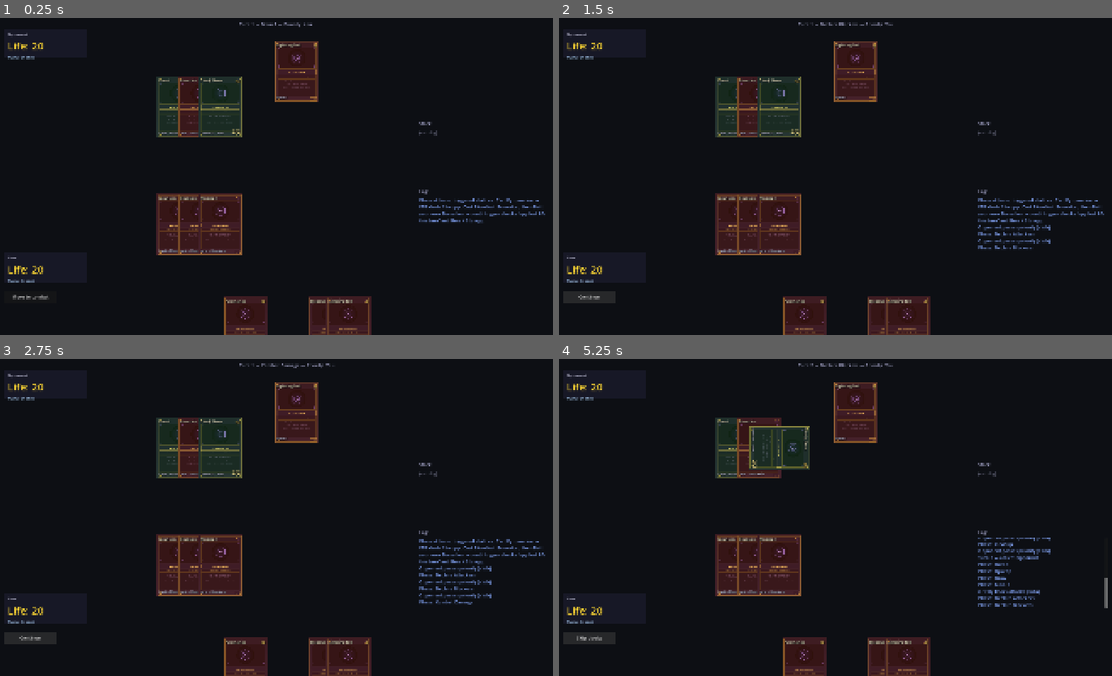
Above: before the commit, frames 1-4 (two rows, left to right).
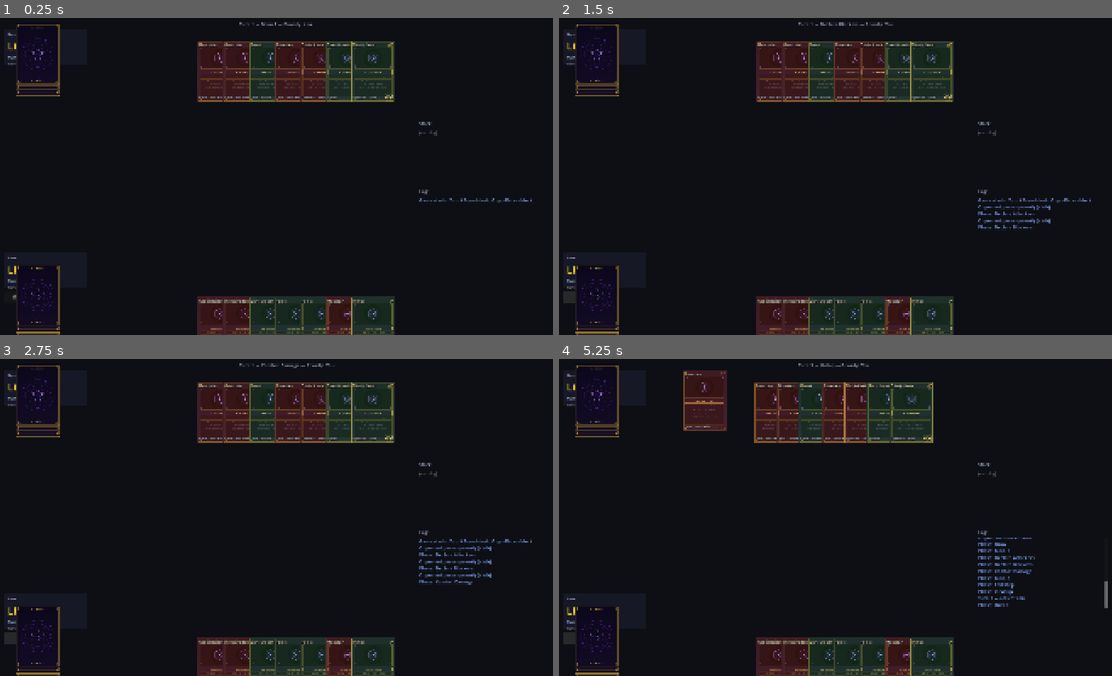
Above: after the commit, the same moments.

Repository: VoeJozzo/Magiclike
Game: Godot game, scene res://scenes/game/game_board.tscn
Same seed, same stepped clock (60 frames per second), same inputs: the game is played once before the commit and once after it.
Inputs:
- Up to frame 1 (0.25 s): no input
- Up to frame 2 (1.5 s): click "Move to combat" at 0.5 s; click "Skip attack" at 1.25 s
- Up to frame 3 (2.75 s): click "Continue" at 2 s
- Up to frame 4 (5.25 s): click "Continue" at 2.75 s; click "End turn" at 3.5 s; click "Pass priority" at 4.25 s; click "Pass priority" at 5 s

The runs differ from the first frame. In frame 1, 15% of the frame differs, in the area x 1-99%, y 2-100%; in frame 2, 16%; in frame 3, 16%; in frame 4, 17%, in the area x 1-100%, y 1-100%.

Commit message:
Phase 4.5a: real game from decklist (library + draw + decking)
Engine: new init_game(you_decklist, opp_decklist, hand_size) builds
libraries from card_id:count Dictionaries, shuffles, and draws opening
hands. The DRAW phase entry now fires _do_draw_card on the active player;
attempting to draw from an empty library ends the game with the opponent
as winner (MTG 704.5b).

The legacy init_phase1..init_phase4 demo helpers now seed both players'
libraries with a 20-Mountain buffer so the existing phase tests don't
deck out partway through their auto-cycling assertions.

A new init_phase4_5_demo convenience wrapper boots a 40-card R/G mirror
match — game_board.gd uses this as its default launch state instead of
the Phase-4 demo.

UI: PlayerPanel grew a third info line showing hand / library /
graveyard counts. A warning glyph prefixes the library count below 5
cards so the player can see decking out coming.

Tests: tests/test_phase4_5a covers three scenarios:
  - tiny deck (7 cards) drains into the opening hand without crashing
  - 40-card deck draws on turn 2 (verified hand+library deltas)
  - empty-library DRAW step ends the game with winner = opp

All five phase smoke tests pass (1, 2, 3, 4, 4.5a).

Co-Authored-By: Claude Opus 4.7 (1M context) <noreply@anthropic.com>

Diff:
--- a/engine/engine.gd
+++ b/engine/engine.gd
@@ -49,6 +49,16 @@
 	return _state
 
 
+# Demo libraries: each init_phase* helper seeds both players with 20 buffer
+# Mountains so the DRAW step (Phase 4.5+) doesn't deck them out on the first
+# turn-cycle. The legacy demo helpers were authored before libraries existed;
+# this keeps them runnable as smoke-test fixtures without rewriting them.
+func _seed_demo_library(player: Player, count: int = 20) -> void:
+	for i in range(count):
+		var mtn := _state.make_instance(CardDatabase.get_card("mountain"), player.key)
+		player.library.append(mtn)
+
+
 # ─── Phase 1 demo setup ────────────────────────────────────────────────────
 
 # Initialize state for the Phase 1 demo: you have 2 Mountains in play and
@@ -68,6 +78,8 @@
 	var bolt := _state.make_instance(CardDatabase.get_card("lightning_bolt"), "you")
 	_state.you.hand.append(bolt)
 
+	_seed_demo_library(_state.you)
+	_seed_demo_library(_state.opp)
 	_state.append_log("Phase 1 demo initialized: 2 Mountains, 1 Lightning Bolt in hand. Opp at 20.")
 	state_changed.emit()
 
@@ -94,6 +106,8 @@
 	var bolt := _state.make_instance(CardDatabase.get_card("lightning_bolt"), "you")
 	_state.you.hand.append(bolt)
 
+	_seed_demo_library(_state.you)
+	_seed_demo_library(_state.opp)
 	_state.append_log("Phase 2 demo: 1 Mountain in play, 3 in hand, plus Goblin Raider and Lightning Bolt. Opp at 20.")
 	state_changed.emit()
 
@@ -147,6 +161,8 @@
 	# Opp: Giant Growth in hand for instant-response testing
 	_state.opp.hand.append(_state.make_instance(CardDatabase.get_card("giant_growth"), "opp"))
 
+	_seed_demo_library(_state.you)
+	_seed_demo_library(_state.opp)
 	_state.append_log("Phase 3 demo: you have 2 lands in play + plenty of cards in hand. Opp has 1 Forest + 2 Grizzly Bears + Giant Growth.")
 	state_changed.emit()
 
@@ -184,8 +200,100 @@
 	_state.opp.battlefield.append(bear)
 	_state.opp.hand.append(_state.make_instance(CardDatabase.get_card("lightning_bolt"), "opp"))
 
+	_seed_demo_library(_state.you)
+	_seed_demo_library(_state.opp)
 	_state.append_log("Phase 4 demo: triggered abilities. Cast Pyromaniac → ETB deals 1 to opp. Cast Bloodlust Berserker, then Bolt your own Berserker → death trigger checks 'opp lost life this turn' and fires +2 to opp.")
 	state_changed.emit()
+
+
+# ─── Phase 4.5: real-game init from decklists ──────────────────────────────
+# Replaces the hardcoded init_phase* demo helpers when running an actual game.
+# Each decklist is a Dictionary mapping card_id → count, e.g.:
+#   {"mountain": 12, "lightning_bolt": 4, "goblin_raider": 4, "grizzly_bears": 4, ...}
+# Cards are instantiated, shuffled into the player's library, and the opening
+# hand is drawn. No mulligan in 4.5a — always draws the full hand_size.
+# Active player is "you", current phase is MAIN1, priority "you".
+#
+# Caller is responsible for providing valid card_ids (CardDatabase.get_card
+# logs an error and returns null for unknown ids; those slots are skipped).
+# Phase 4.5 demo deck — a balanced two-color list playable end-to-end with
+# the cards available so far. Used by the game_board scene as the default
+# launch state. Both players get the same list (mirror match) for simplicity.
+const _PHASE4_5_DEMO_DECK := {
+	"mountain": 10,
+	"forest": 10,
+	"lightning_bolt": 4,
+	"goblin_raider": 4,
+	"grizzly_bears": 4,
+	"giant_growth": 3,
+	"pyromaniac": 3,
+	"bloodlust_berserker": 2,
+}
+
+
+# Convenience wrapper: boot a game with the Phase 4.5 demo deck on both
+# sides. Falls back gracefully if some Phase-4.5c cards aren't in CardDatabase
+# yet (skip-unknown is handled inside _populate_library).
+func init_phase4_5_demo() -> void:
+	init_game(_PHASE4_5_DEMO_DECK, _PHASE4_5_DEMO_DECK)
+
+
+func init_game(you_decklist: Dictionary, opp_decklist: Dictionary, hand_size: int = 7) -> void:
+	_state = EngineState.new()
+	_state.active_player_key = "you"
+	_state.priority_player_key = "you"
+	_state.phase_machine.current = PhaseMachine.Phase.MAIN1
+
+	_populate_library(_state.you, you_decklist)
+	_populate_library(_state.opp, opp_decklist)
+	_shuffle_library(_state.you)
+	_shuffle_library(_state.opp)
+	# Opening hands — draw without firing the empty-library loss (a sub-7-card
+	# starter shouldn't immediately end the game; the player gets a partial
+	# hand and decks out on their first real draw).
+	_draw_opening_hand(_state.you, hand_size)
+	_draw_opening_hand(_state.opp, hand_size)
+
+	_state.append_log("Game starts. You: %d-card deck. Opp: %d-card deck." % [
+		_total_count(you_decklist), _total_count(opp_decklist),
+	])
+	state_changed.emit()
+
+
+func _populate_library(player: Player, decklist: Dictionary) -> void:
+	for card_id in decklist:
+		var count: int = decklist[card_id]
+		for i in range(count):
+			var tmpl: CardResource = CardDatabase.get_card(card_id)
+			if tmpl == null:
+				continue
+			var inst := _state.make_instance(tmpl, player.key)
+			player.library.append(inst)
+
+
+# Fisher-Yates shuffle. Godot's Array.shuffle() uses the global RNG which is
+# fine for now; if we ever need seeded shuffles (e.g., for replay testing),
+# swap to a RandomNumberGenerator instance owned by EngineState.
+func _shuffle_library(player: Player) -> void:
+	player.library.shuffle()
+
+
+# Draw opening hand without triggering the deck-out loss. If the library is
+# smaller than hand_size we just draw what's there — the player has fewer
+# cards but the game still starts.
+func _draw_opening_hand(player: Player, hand_size: int) -> void:
+	var to_draw: int = min(hand_size, player.library.size())
+	for i in range(to_draw):
+		var card: CardInstance = player.library.pop_back()
+		player.hand.append(card)
+
+
+# Counts cards across a decklist Dictionary (for log lines).
+func _total_count(decklist: Dictionary) -> int:
+	var total: int = 0
+	for k in decklist:
+		total += decklist[k]
+	return total
 
 
 # ─── Action execution ──────────────────────────────────────────────────────
@@ -789,6 +897,11 @@
 		PhaseMachine.Phase.UNTAP:
 			# Untap permanents, clear summoning sickness, reset land-per-turn.
 			_state.active_player().untap_step()
+		PhaseMachine.Phase.DRAW:
+			# Phase 4.5: active player draws one card. If their library is
+			# empty, they lose (MTG rule 704.5b — can't draw from an empty
+			# library at the moment they're required to draw).
+			_do_draw_card(_state.active_player_key)
 		PhaseMachine.Phase.COMBAT_ATTACK:
 			# Phase 3: opp's hardcoded "always attack" AI fires here on opp's turn.
 			if _state.active_player_key == "opp":
@@ -859,6 +972,30 @@
 			_state.append_log("Game over — %s wins" % _state.player_by_key(_state.winner).name)
 			game_over.emit(_state.winner)
 			return
+
+
+# Phase 4.5: draw a card during the DRAW step. Called from _advance_phase
+# when the new phase is DRAW. If the player's library is empty, they lose
+# the game (MTG 704.5b). The loss is processed through the standard winner
+# pathway so _check_win_conditions and game_over signaling stay consistent.
+func _do_draw_card(player_key: String) -> void:
+	if _state.winner != "":
+		return
+	var p: Player = _state.player_by_key(player_key)
+	if p == null:
+		push_warning("_do_draw_card: unknown player_key '%s'" % player_key)
+		return
+	if p.library.is_empty():
+		# Decked. Opponent wins immediately.
+		_state.winner = _state.opponent_of(player_key)
+		_state.append_log("%s tried to draw from an empty library — %s wins!" % [
+			p.name, _state.player_by_key(_state.winner).name,
+		])
+		game_over.emit(_state.winner)
+		return
+	var card: CardInstance = p.library.pop_back()
+	p.hand.append(card)
+	_state.append_log("%s draws a card" % p.name)
 
 
 # ─── Phase 3 hardcoded opp AI ──────────────────────────────────────────────
--- a/scenes/game/game_board.gd
+++ b/scenes/game/game_board.gd
@@ -76,12 +76,11 @@
 	_build_ui()
 	_connect_engine_signals()
 	# Boot the engine and spawn initial visuals.
-	# Phase 4 demo: triggered abilities. 3 Mountains in play + Pyromaniac,
-	# Bloodlust Berserker, and a Lightning Bolt in hand. Opp has a Bear to
-	# bolt (or be bolted), plus their own Bolt for return fire on your
-	# Berserker to test the death-trigger predicate.
-	# (init_phase1 / init_phase2 / init_phase3 still work for the headless tests.)
-	RulesEngine.init_phase4()
+	# Phase 4.5: real game from a decklist (library, draw step, lose-on-decking).
+	# Both players run a balanced 40-card R/G demo deck so a full match plays
+	# out top-to-bottom. The older init_phase* demo helpers stay around for
+	# headless tests but are no longer the default launch state.
+	RulesEngine.init_phase4_5_demo()
 	_spawn_initial_visuals()
 	_refresh_ui()
 
--- a/scenes/game/player_panel.gd
+++ b/scenes/game/player_panel.gd
@@ -17,6 +17,7 @@
 var _name_label: Label
 var _life_label: Label
 var _mana_label: Label
+var _zones_label: Label  # Phase 4.5: hand/library/graveyard counts
 var _highlight: ColorRect
 
 # Set true to indicate this panel is a valid target during targeting mode.
@@ -29,7 +30,7 @@
 
 
 func _ready() -> void:
-	custom_minimum_size = Vector2(280, 100)
+	custom_minimum_size = Vector2(280, 120)
 	mouse_filter = MOUSE_FILTER_PASS
 
 	# Background tint
@@ -68,6 +69,13 @@
 	_mana_label.add_theme_color_override("font_color", Color(0.7, 0.85, 1))
 	v.add_child(_mana_label)
 
+	# Phase 4.5: hand / library / graveyard counts. Library is the critical
+	# one — the count tells you how close you are to decking out.
+	_zones_label = Label.new()
+	_zones_label.add_theme_font_size_override("font_size", 12)
+	_zones_label.add_theme_color_override("font_color", Color(0.65, 0.65, 0.75))
+	v.add_child(_zones_label)
+
 
 func update_from_player(player: Player) -> void:
 	if _name_label == null:
@@ -78,6 +86,14 @@
 		_mana_label.text = "Mana: (none)"
 	else:
 		_mana_label.text = "Mana: %s" % player.mana.to_string_short()
+	# Hand / library / graveyard counts. Library prefixed with a warning glyph
+	# below 5 cards so the player can see they're decking out before it
+	# happens.
+	var lib_size: int = player.library.size()
+	var lib_marker: String = "" if lib_size > 5 else "⚠ "
+	_zones_label.text = "Hand: %d  •  %sLibrary: %d  •  GY: %d" % [
+		player.hand.size(), lib_marker, lib_size, player.graveyard.size(),
+	]
 
 
 func _gui_input(event: InputEvent) -> void:
--- /dev/null
+++ b/tests/test_phase4_5a.gd
@@ -0,0 +1,118 @@
+extends Node
+
+# Phase 4.5a smoke test. Validates the real-game init pathway:
+#   - init_game(decklist, decklist) populates libraries from card_id counts,
+#     shuffles, and draws an opening hand
+#   - Tiny decks (≤ hand_size) draw what's there without crashing
+#   - The DRAW phase fires _do_draw_card on entry, moving one card
+#     library → hand
+#   - Drawing from an empty library on the DRAW step ends the game with
+#     the OPPONENT as winner (MTG rule 704.5b)
+#
+# Doesn't validate UI (which is a separate file). Pure engine assertions.
+
+var failures: int = 0
+
+
+func _ready() -> void:
+	print("\n=== Phase 4.5a smoke test ===\n")
+
+	# ─── Scenario A: tiny deck (smaller than hand size) ─────────────────────
+	# 7 cards on each side, hand_size = 7 → opening hand drains the library.
+	var tiny_deck := {
+		"mountain": 2,
+		"lightning_bolt": 1,
+		"goblin_raider": 1,
+		"forest": 2,
+		"grizzly_bears": 1,
+	}
+	RulesEngine.init_game(tiny_deck, tiny_deck)
+	var s: EngineState = RulesEngine.state()
+	_assert_eq(s.you.hand.size(), 7, "tiny: you.hand drew all 7")
+	_assert_eq(s.you.library.size(), 0, "tiny: you.library emptied by opening hand")
+	_assert_eq(s.opp.hand.size(), 7, "tiny: opp.hand drew all 7")
+	_assert_eq(s.opp.library.size(), 0, "tiny: opp.library emptied")
+	_assert_eq(s.active_player_key, "you", "active player is you")
+	_assert_eq(s.phase_machine.current, PhaseMachine.Phase.MAIN1, "phase is MAIN1")
+	_assert_eq(s.turn, 1, "turn 1")
+	_assert_eq(s.you.life, 20, "you start at 20 life")
+
+	# ─── Scenario B: 40-card deck, draw step fires on turn 2 ────────────────
+	var demo_deck := {
+		"mountain": 10, "forest": 10,
+		"lightning_bolt": 4, "goblin_raider": 4, "grizzly_bears": 4,
+		"giant_growth": 4, "pyromaniac": 2, "bloodlust_berserker": 2,
+	}
+	RulesEngine.init_game(demo_deck, demo_deck)
+	s = RulesEngine.state()
+	_assert_eq(s.you.hand.size(), 7, "demo: you.hand drew 7")
+	_assert_eq(s.you.library.size(), 40 - 7, "demo: you.library has 33")
+	_assert_eq(s.opp.library.size(), 33, "demo: opp.library has 33")
+
+	# Cycle through phases until both opp's draw and your turn-2 draw have
+	# fired. We walk forward by passing priority — _settle_state auto-passes
+	# opp's priority during their turn so opp's full turn cycles in one shot.
+	#
+	# Each player draws ONCE per their own turn. Your turn N draw happens
+	# during the DRAW phase of your turn (which is engine turn = 2*N - 1
+	# since opp inhabits the even-numbered "half-turns").
+	#
+	# Track hand+library sizes before/after to confirm exactly one draw each.
+	var your_lib_t1: int = s.you.library.size()
+	var your_hand_t1: int = s.you.hand.size()
+	var opp_lib_t1: int = s.opp.library.size()
+	var safety := 60
+	while safety > 0:
+		safety -= 1
+		# Stop once you've drawn (library shrunk by 1, hand grown by 1).
+		# This guarantees we've passed through your turn-2 DRAW step.
+		if s.you.library.size() == your_lib_t1 - 1 and s.you.hand.size() == your_hand_t1 + 1:
+			break
+		RulesEngine.execute_action(Action.make_pass_priority())
+	_assert_true(safety > 0, "opp turn auto-cycled + your turn-2 draw fired without hitting safety cap")
+	_assert_eq(s.you.library.size(), your_lib_t1 - 1, "you drew one card on your turn-2 draw step")
+	_assert_eq(s.you.hand.size(), your_hand_t1 + 1, "you.hand grew by 1")
+	# Opp drew one card during their turn too.
+	_assert_eq(s.opp.library.size(), opp_lib_t1 - 1, "opp drew one card during their turn")
+
+	# ─── Scenario C: deck-out loss ──────────────────────────────────────────
+	# Reinit with a deck that's exactly hand_size cards. Forcing the DRAW
+	# step to fire then ends the game.
+	RulesEngine.init_game(tiny_deck, tiny_deck)
+	s = RulesEngine.state()
+	_assert_eq(s.you.library.size(), 0, "deck-out: you start with empty library")
+	_assert_eq(s.winner, "", "deck-out: no winner yet at game start")
+	# Manually advance to DRAW phase to trigger the loss. (We hop through
+	# UNTAP→UPKEEP→DRAW using the phase machine directly so we don't have
+	# to navigate through MAIN1's pass-priority cycle for this test.)
+	s.phase_machine.current = PhaseMachine.Phase.UPKEEP
+	# Pass priority through upkeep → draw fires next; the empty-library check
+	# inside _do_draw_card sets state.winner.
+	RulesEngine.execute_action(Action.make_pass_priority())
+	# After advancing to DRAW, _do_draw_card should have detected the empty
+	# library and set winner to "opp".
+	_assert_eq(s.winner, "opp", "deck-out: you lost, opp wins")
+
+	# Final report
+	print("")
+	if failures == 0:
+		print("=== Phase 4.5a smoke test: ALL ASSERTIONS PASSED ✓ ===\n")
+	else:
+		print("=== Phase 4.5a smoke test: %d FAILURE(S) ✗ ===\n" % failures)
+	get_tree().quit(0 if failures == 0 else 1)
+
+
+func _assert_eq(actual, expected, name: String) -> void:
+	if actual == expected:
+		print("  ✓ %s = %s" % [name, str(actual)])
+	else:
+		print("  ✗ %s: expected %s, got %s" % [name, str(expected), str(actual)])
+		failures += 1
+
+
+func _assert_true(condition: bool, name: String) -> void:
+	if condition:
+		print("  ✓ %s" % name)
+	else:
+		print("  ✗ %s (expected true)" % name)
+		failures += 1
--- /dev/null
+++ b/tests/test_phase4_5a.tscn
@@ -0,0 +1,6 @@
+[gd_scene load_steps=2 format=3]
+
+[ext_resource type="Script" path="res://tests/test_phase4_5a.gd" id="1"]
+
+[node name="TestPhase4_5a" type="Node"]
+script = ExtResource("1")
Not shown, added: tests/test_phase4_5a.gd.uid
